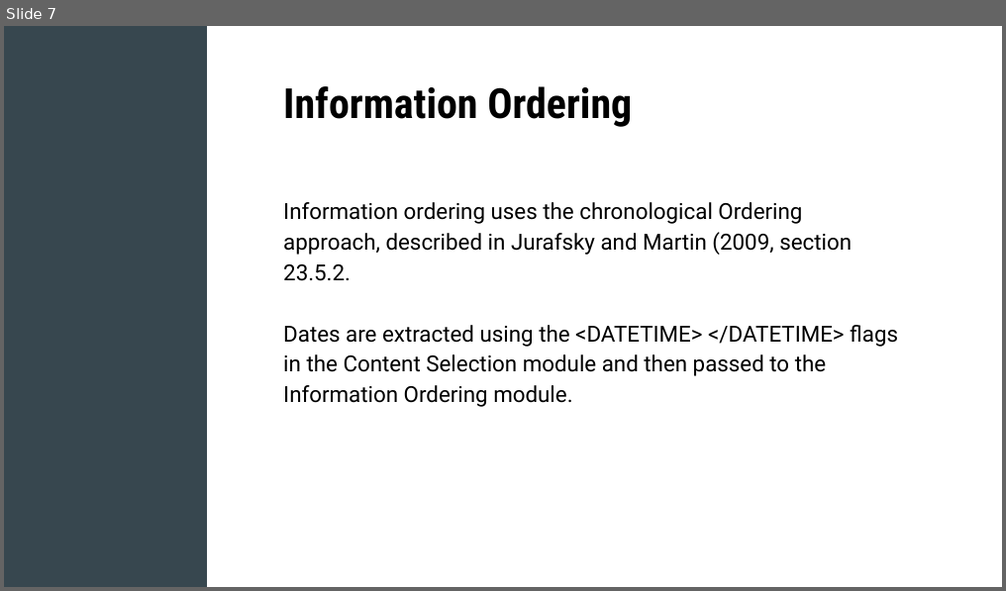
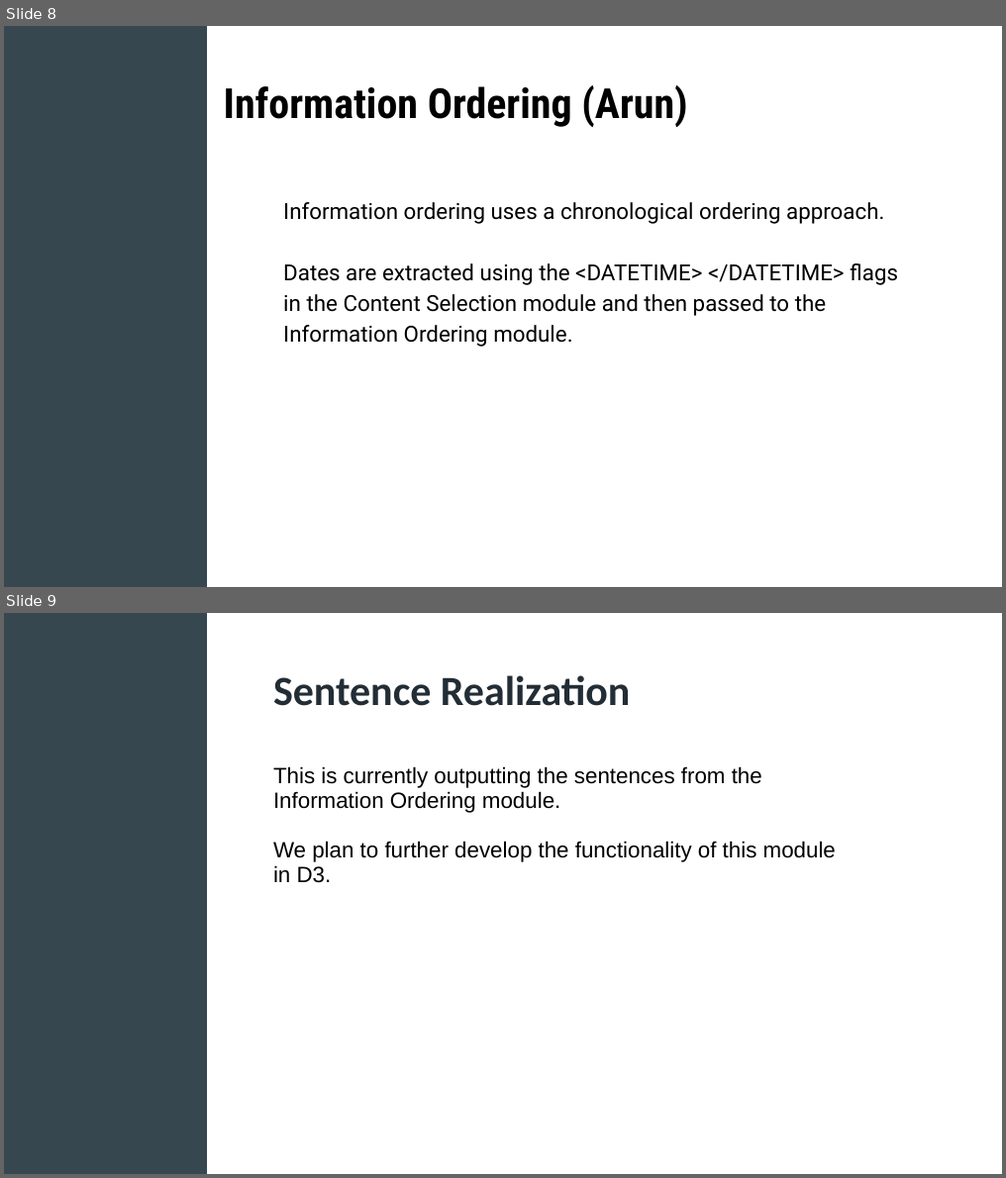
Before and after one commit to austin226/ling573, a slide deck: doc/D2_presentation.ppt. Shown one above the other, each under a label of ours: slide 7 before the commit, slides 8 and 9 after it. The pictures are 1006x591 and 1006x1178 pixels, drawn with LibreOffice and Linux fonts; fonts in the diff are those of the drawing. Boxes give left, top, right and bottom in pixels: in the first picture for what was removed or moved away, otherwise in the second. Text is boxed around its words. In the diff, an @@ line names an element or a change of style, - is before the commit and + after.

```diff
--- a/doc/D2_presentation.ppt
+++ b/doc/D2_presentation.ppt
@@ slide 9 added at (x1=4, y1=613, x2=1002, y2=1174), background #FFFFFF; not listed: 2 template elements that a slide beside it also shows @@
@@ text added at (x1=273, y1=675, x2=631, y2=706), 30 pt, text #222D35, bold @@
+Sentence Realization
@@ text added at (x1=273, y1=766, x2=836, y2=883), 16 pt, text #000000 @@
+This is currently outputting the sentences from the Information Ordering module.
+We plan to further develop the functionality of this module in D3.
@@ what was slide 7 is now slide 8 @@
@@ slide 8 changed as well @@
@@ title at (x1=224, y1=85, x2=687, y2=127): text changed @@
-Information Ordering
+Information Ordering (Arun)
@@ text at (x1=283, y1=202, x2=884, y2=224): text changed @@
-Information ordering uses the chronological Ordering approach, described in Jurafsky and Martin (2009, section 23.5.2.
+Information ordering uses a chronological ordering approach.
```
Also in this commit, not shown: 7 other slides changed, 2 other slides added, 1 slide removed.
